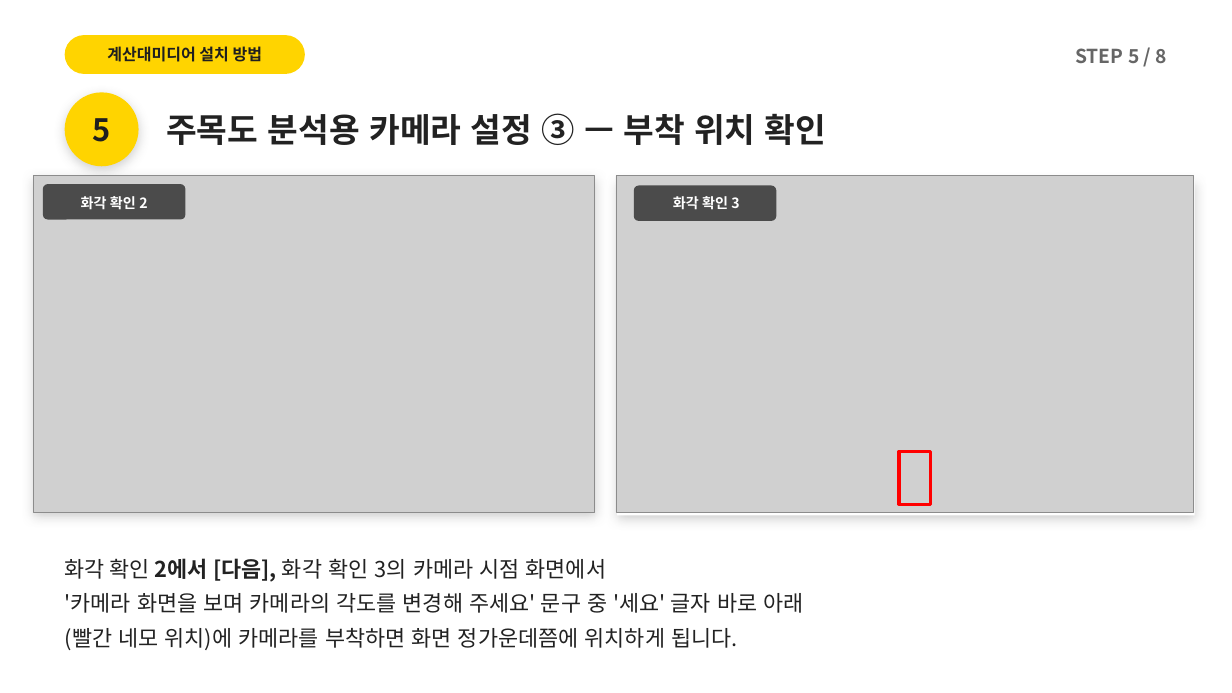
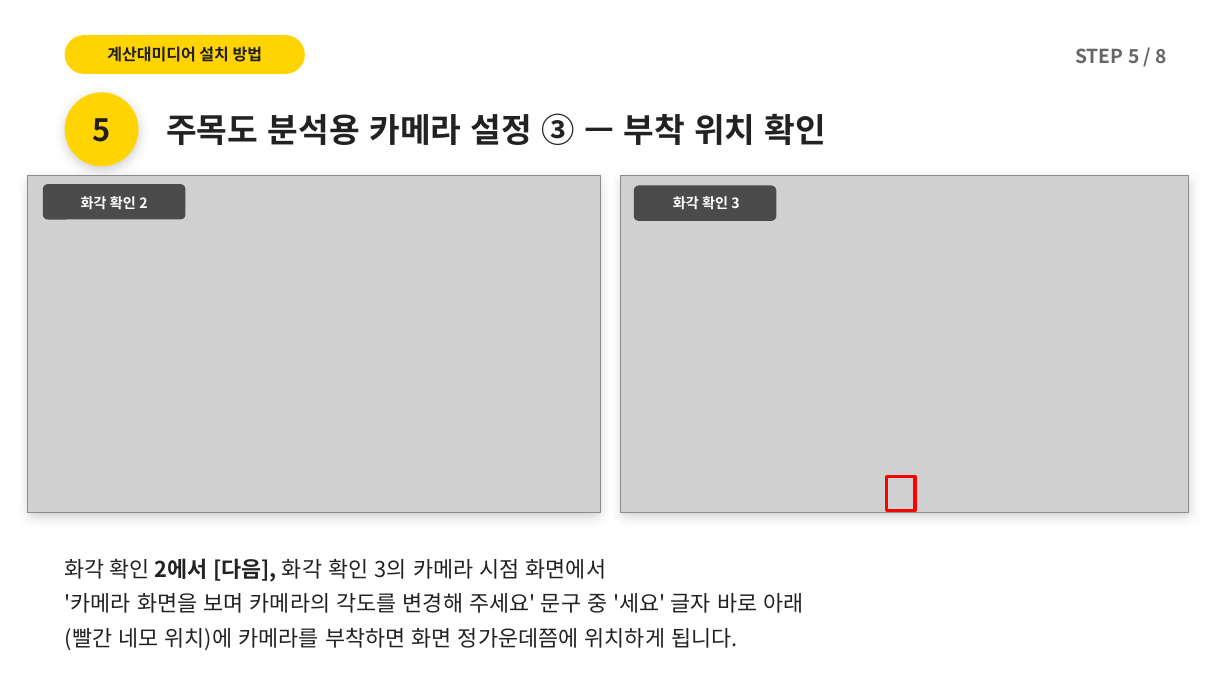
Before and after one commit to alsdn2947/ars, a slide deck: slide 25 of 이마트_AI카메라_설치매뉴얼.pptx. Drawn at 1232x693 pixels with LibreOffice and Linux fonts; fonts in the diff are those of the drawing; grey boxes stand for pictures. Boxes give left, top, right and bottom in pixels: in the first picture for what was removed or moved away, otherwise in the second. Text is boxed around its words. In the diff, an @@ line names an element or a change of style, - is before the commit and + after.

```diff
--- a/이마트_AI카메라_설치매뉴얼.pptx
+++ b/이마트_AI카메라_설치매뉴얼.pptx
@@ picture: place and size @@
-picture at box(33, 176, 595, 512)
+picture at box(28, 176, 601, 512)
@@ rectangle: place and size @@
-rectangle at box(33, 176, 595, 512)
+rectangle at box(28, 176, 601, 512)
@@ picture: place and size @@
-picture at box(616, 176, 1194, 512)
+picture at box(621, 176, 1189, 512)
@@ rectangle: place and size @@
-rectangle at box(617, 179, 1195, 516)
+rectangle at box(621, 176, 1189, 512)
@@ rectangle: place and size @@
-rectangle at box(899, 452, 931, 505)
+rectangle at box(887, 477, 916, 510)
```
Also in this commit, not shown: 8 other slides changed, 1 slide added, 1 other file.
